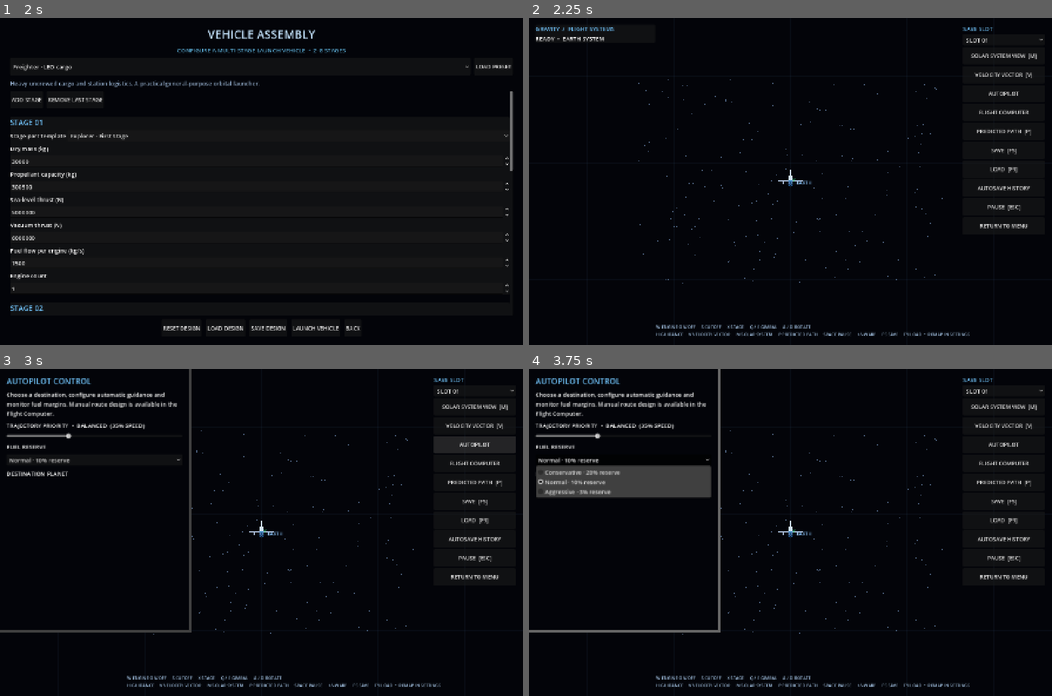
Above: before the commit, frames 1-4 (two rows, left to right).
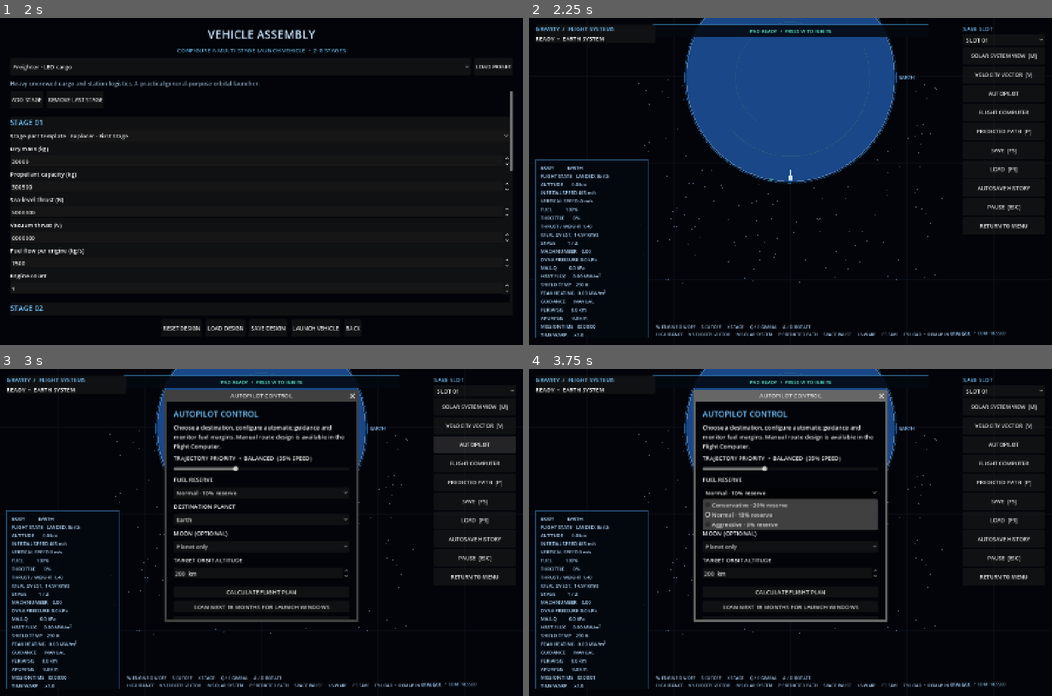
Above: after the commit, the same moments.

Repository: Blagos1195/Gravity-simulator
Game: Godot game, scene res://scenes/main.tscn
Two runs of this game, one before a commit and one after it. Both use one fixed random seed, a clock stepped at 60 frames per second and the inputs below.
Inputs:
- Up to frame 1 (2 s): click "NEW GAME" at 0.5 s; click "CONTINUE TO ROCKET BUILDER" at 1.25 s
- Up to frame 2 (2.25 s): click "LAUNCH VEHICLE" at 2 s
- Up to frame 3 (3 s): click "AUTOPILOT" at 2.75 s
- Up to frame 4 (3.75 s): click "Normal · 10% reserve" at 3.5 s

Frame 1 is identical in both runs. In frame 2, 18% of the frame differs, in the area x 1-92%, y 0-98%; in frame 3, 11%; in frame 4, 17%.
Error before the commit: Parse Error: Identifier "refinement_seed" not declared in the current scope. (res://scripts/flight_computer.gd:658)

Commit message:
Correct coarse departure sample timestamps

Diff:
--- a/Gravity/scripts/flight_computer.gd
+++ b/Gravity/scripts/flight_computer.gd
@@ -655,7 +655,7 @@
 		propagated_days = wait_days
 		var future_components: PackedFloat64Array = future_state.position_components
 		var future_position := Vector2(future_components[0], future_components[1])
-		var plan := simulated_transfer_search_precise(future_components, future_state.velocity, float(refinement_seed.departure_time_seconds) + wait_seconds, target_index, maximum_delta_v, speed_priority, true, target_orbit_altitude)
+		var plan := simulated_transfer_search_precise(future_components, future_state.velocity, start_time + wait_seconds, target_index, maximum_delta_v, speed_priority, true, target_orbit_altitude)
 		if not bool(plan.get("valid", false)):
 			continue
 		plan["departure_wait_days"] = wait_days
